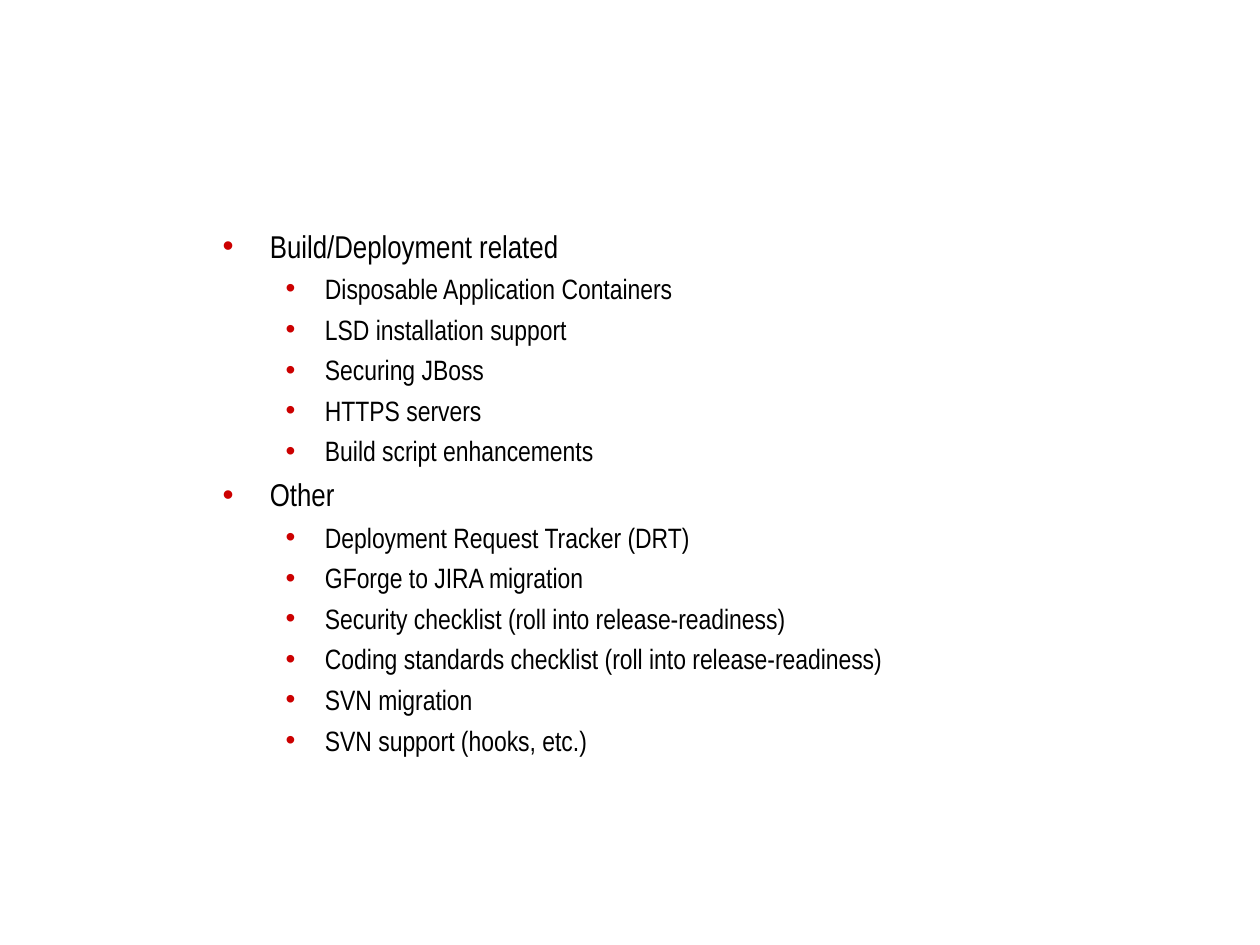
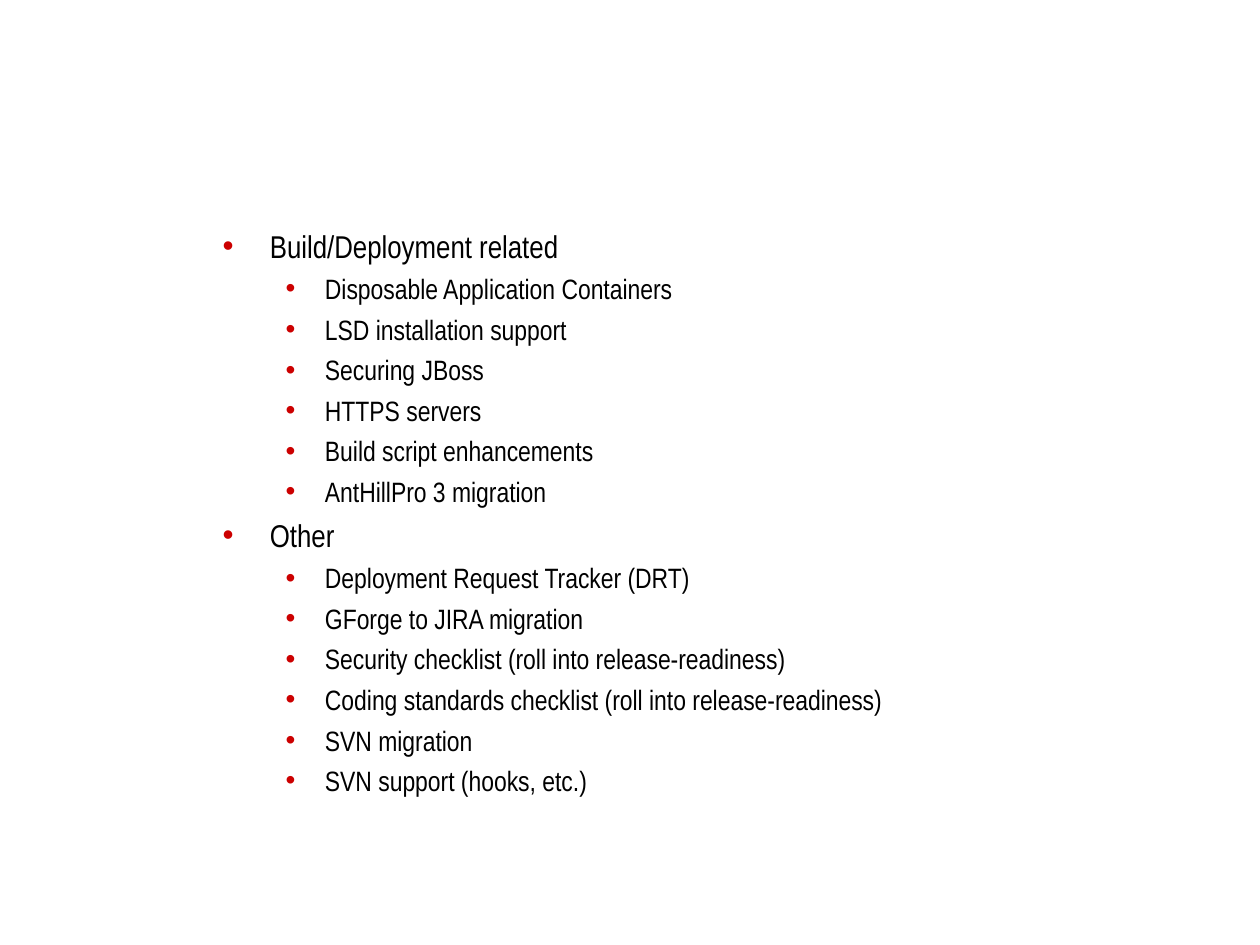
Before and after one commit to NCIP/automation, a slide deck: slide 9 of docs/roadmap/bda-rollout.ppt. Drawn at 1260x945 pixels with LibreOffice and Linux fonts; fonts in the diff are those of the drawing; background and template pictures are left out. Boxes give left, top, right and bottom in pixels: in the first picture for what was removed or moved away, otherwise in the second. Text is boxed around its words. In the diff, an @@ line names an element or a change of style, - is before the commit and + after.

```diff
--- a/docs/roadmap/bda-rollout.ppt
+++ b/docs/roadmap/bda-rollout.ppt
@@ text at box(325, 481, 546, 508): paragraph added @@
+  • AntHillPro 3 migration
```
Also in this commit, not shown: 1 other file.
